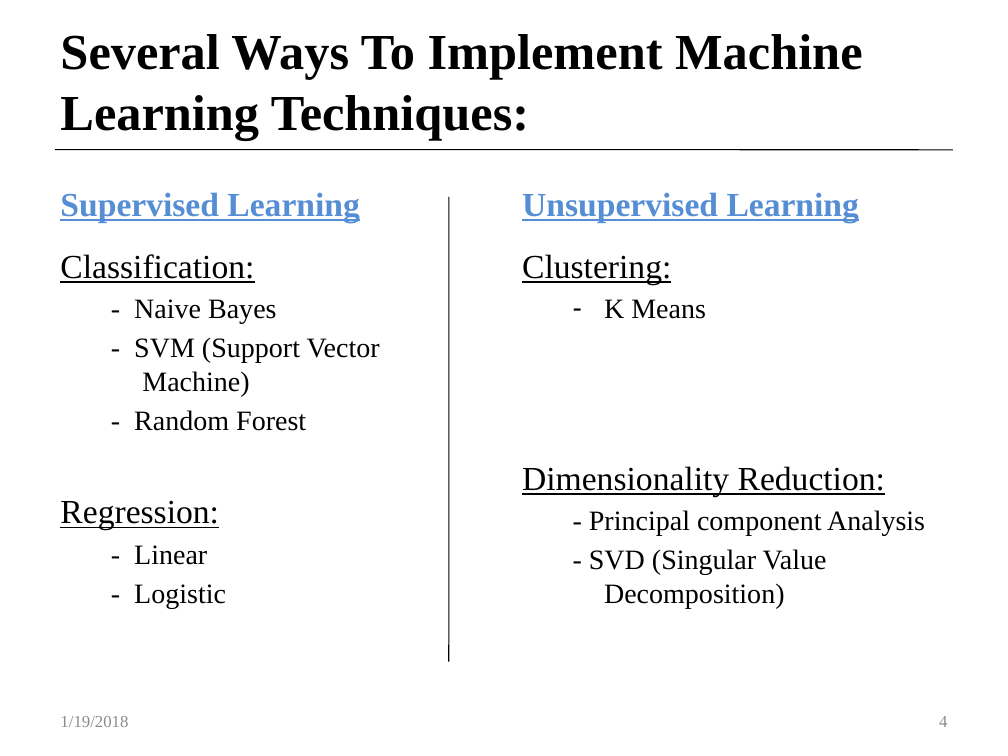
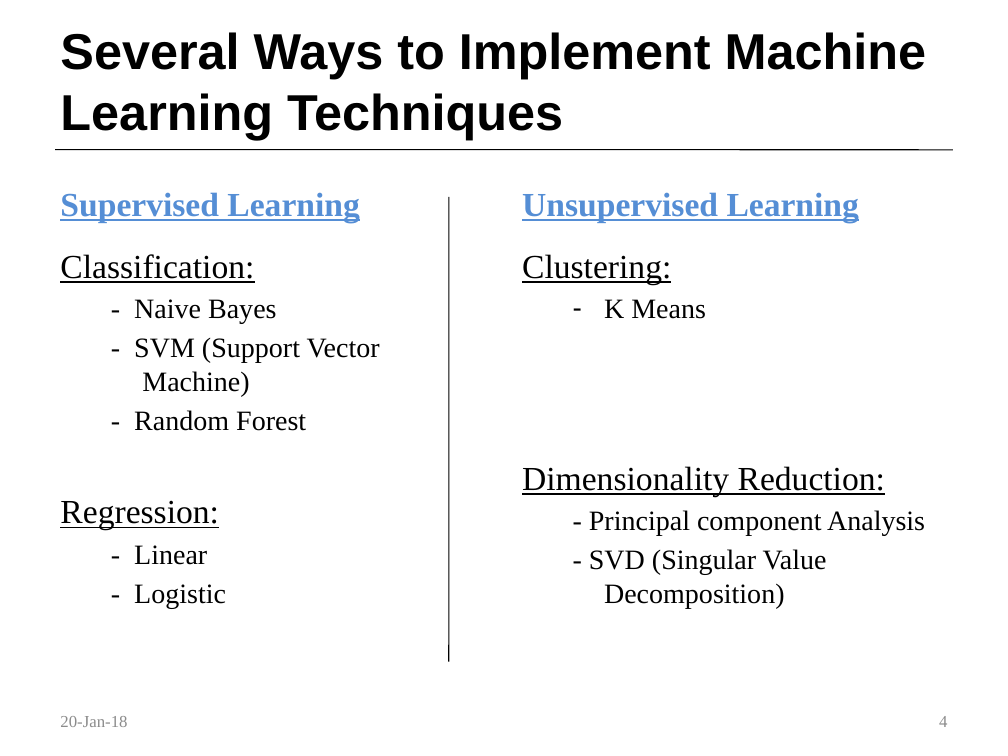
Before and after one commit to Customer-Churn-Prediction/Project-Machine-Learning, a slide deck: slide 4 of Customer Churn Prediction In Telecom Industry.pptx. Drawn at 1008x756 pixels with LibreOffice and Linux fonts; fonts in the diff are those of the drawing. Boxes give left, top, right and bottom in pixels: in the first picture for what was removed or moved away, otherwise in the second. Text is boxed around its words. In the diff, an @@ line names an element or a change of style, - is before the commit and + after.

```diff
--- a/Customer Churn Prediction In Telecom Industry.pptx
+++ b/Customer Churn Prediction In Telecom Industry.pptx
@@ title at [60,32,926,139]: text changed; font Times New Roman to Arial @@
-  Several Ways To Implement Machine Learning Techniques:
+  Several Ways to Implement Machine Learning Techniques
@@ text at [60,716,127,727]: text changed @@
-1/19/2018
+20-Jan-18
```
Also in this commit, not shown: 16 other slides changed.
